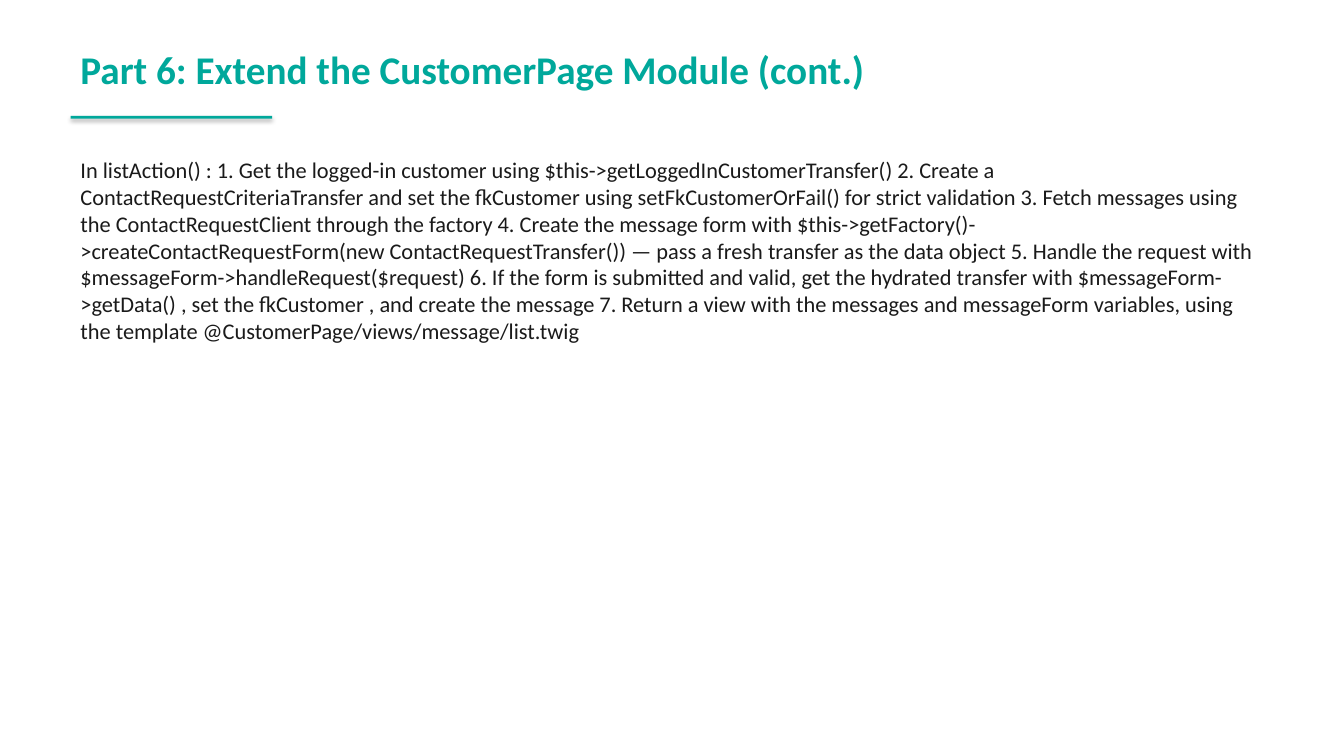
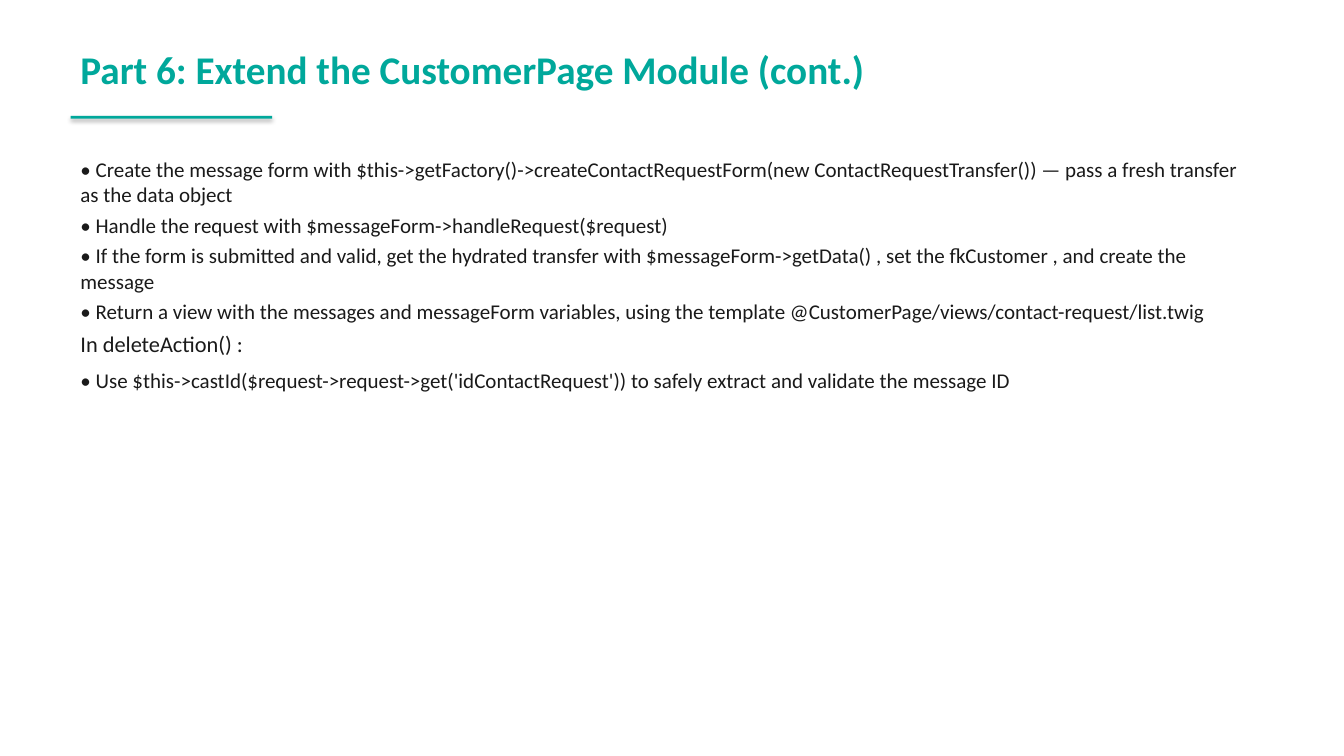
Before and after one commit to spryker-academy/instructor-exercises, a slide deck: slide 182 of guides-pptx/spryker-academy-fundamental.pptx (slide 161 before the commit). Drawn at 1344x756 pixels with LibreOffice and Linux fonts; fonts in the diff are those of the drawing. Boxes give left, top, right and bottom in pixels: in the first picture for what was removed or moved away, otherwise in the second. Text is boxed around its words. In the diff, an @@ line names an element or a change of style, - is before the commit and + after.

```diff
--- a/guides-pptx/spryker-academy-fundamental.pptx
+++ b/guides-pptx/spryker-academy-fundamental.pptx
@@ text at (80,162,1237,392): text changed; size 16 to 15 pt @@
-In listAction() : 1. Get the logged-in customer using $this->getLoggedInCustomerTransfer() 2. Create a ContactRequestCriteriaTransfer and set the fkCustomer using setFkCustomerOrFail() for strict validation 3. Fetch messages using the ContactRequestClient through the factory 4. Create the message form with $this->getFactory()->createContactRequestForm(new ContactRequestTransfer()) — pass a fresh transfer as the data object 5. Handle the request with $messageForm->handleRequest($request) 6. If the form is submitted and valid, get the hydrated transfer with $messageForm->getData() , set the fkCustomer , and create the message 7. Return a view with the messages and messageForm variables, using the template @CustomerPage/views/message/list.twig
+• Create the message form with $this->getFactory()->createContactRequestForm(new ContactRequestTransfer()) — pass a fresh transfer as the data object
+• Handle the request with $messageForm->handleRequest($request)
+• If the form is submitted and valid, get the hydrated transfer with $messageForm->getData() , set the fkCustomer , and create the message
+• Return a view with the messages and messageForm variables, using the template @CustomerPage/views/contact-request/list.twig
+In deleteAction() :
+• Use $this->castId($request->request->get('idContactRequest')) to safely extract and validate the message ID
```
Also in this commit, not shown: 23 other slides changed, 22 slides added, 11 other files.
